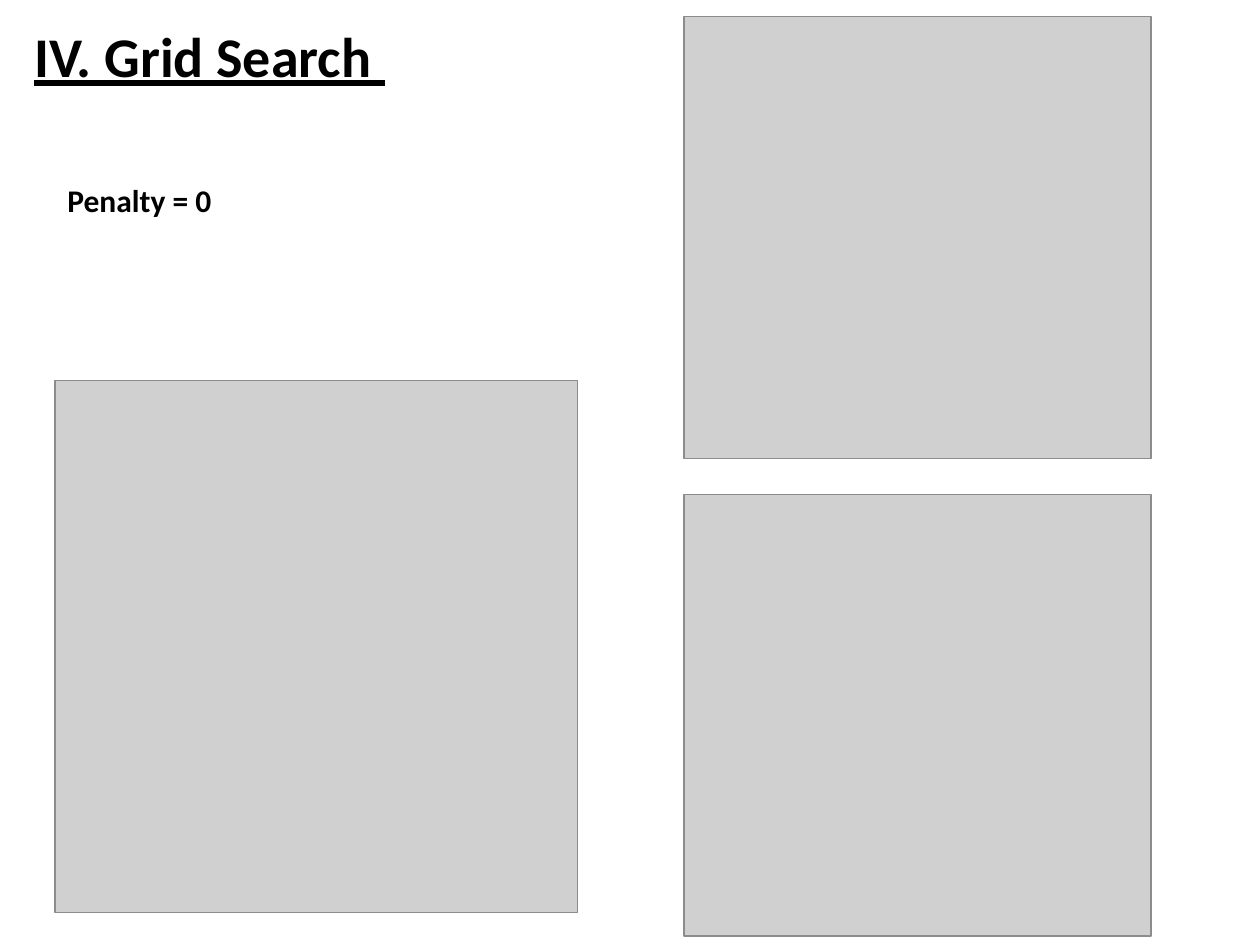
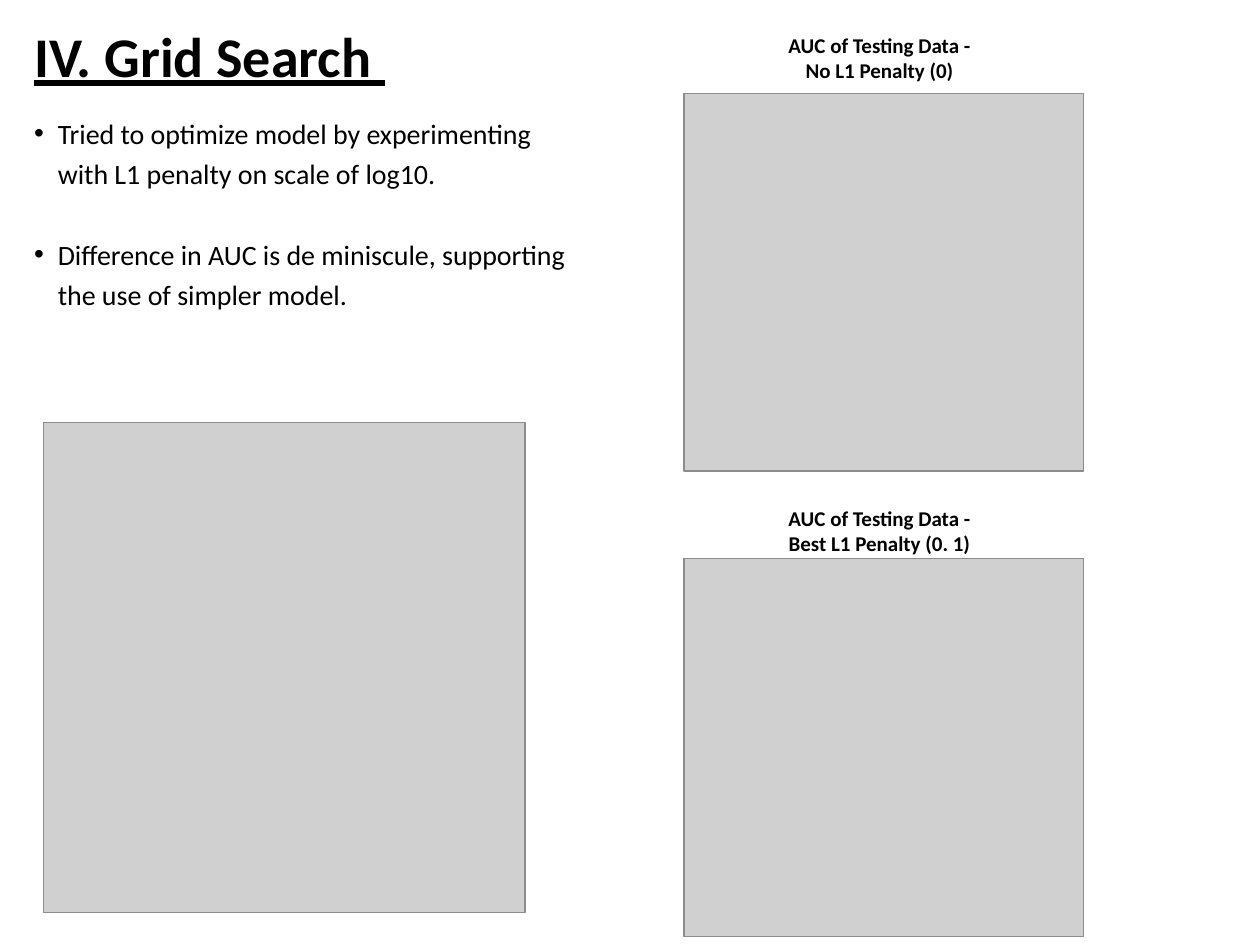
Before and after one commit to ZiweiDuan/MusicBox, a slide deck: slide 6 of Notes/Presentation_Ziwei .pptx. Drawn at 1260x945 pixels with LibreOffice and Linux fonts; fonts in the diff are those of the drawing; grey boxes stand for pictures. Boxes give left, top, right and bottom in pixels: in the first picture for what was removed or moved away, otherwise in the second. Text is boxed around its words. In the diff, an @@ line names an element or a change of style, - is before the commit and + after.

```diff
--- a/Notes/Presentation_Ziwei .pptx
+++ b/Notes/Presentation_Ziwei .pptx
@@ text added at [788,38,959,82], 12 pt, text #000000, bold @@
+AUC of Testing Data -
+No L1 Penalty (0)
@@ picture: place and size @@
-picture at [684,16,1152,459]
+picture at [684,93,1084,471]
@@ text added at [58,124,565,310], 16 pt, text #000000 @@
+• Tried to optimize model by experimenting with L1 penalty on scale of log10.
+• Difference in AUC is de miniscule, supporting the use of simpler model.
@@ text removed at [67,190,211,217] @@
-Penalty = 0
@@ picture: place and size @@
-picture at [55,381,578,912]
+picture at [44,422,525,912]
@@ text added at [788,511,970,555], 12 pt, text #000000, bold @@
+AUC of Testing Data -
+Best L1 Penalty (0. 1)
@@ picture: place and size @@
-picture at [684,494,1152,936]
+picture at [684,558,1084,936]
```
Also in this commit, not shown: 3 other slides changed, 1 slide added.
